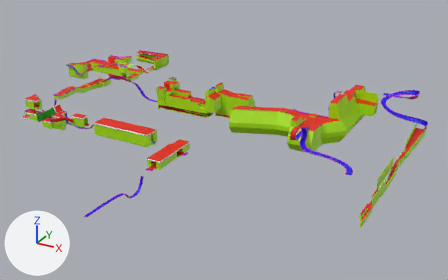
The Blender file The Flipper Framework/Assets/Game/Scenes/Zones/Altitude Limit/Models/Ob_Altitude Geometry.blend, before and after one commit.
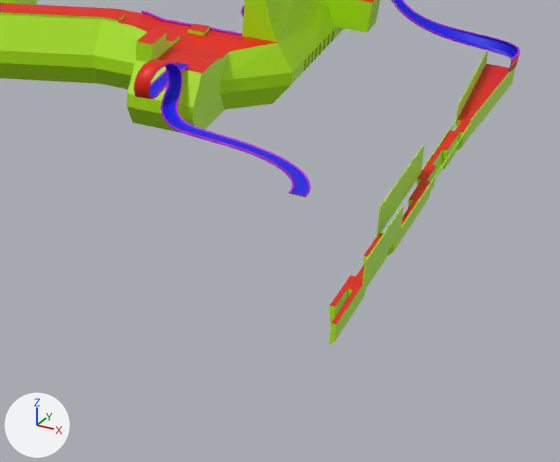
Each version is shown whole from a 50 mm lens placed at (2218.0, -2936.0, 1627.0), pointed at (462.0, 258.0, 30.0), then close up on the part from 54% to 99% of the width and 37% to 97% of the height. Every picture has the same lights, and +X, +Y and +Z are marked at lower left.
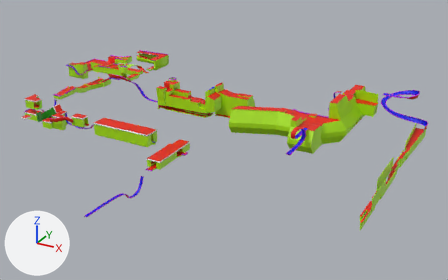
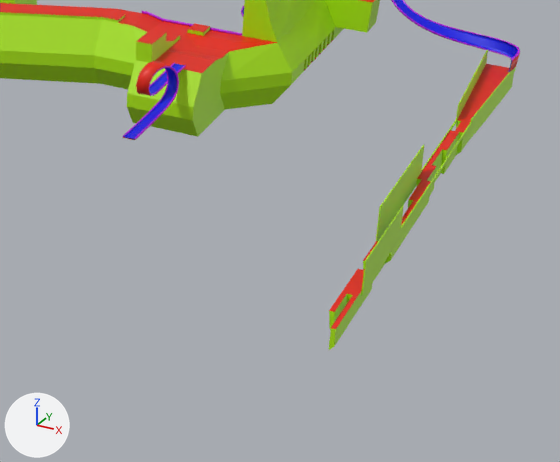
Pixel boxes (x1, y1, x2, y2) of what changed, in the close-ups (560 x 462 px; the box of a moved part takes in the faces that stretch with it):
'Cube.033', reshaped, moved: before (329, 64, 514, 345); after (329, 64, 514, 350)
'Cube.001', reshaped, moved, modifiers changed, turned, rescaled: before (134, 59, 311, 197); after (123, 61, 186, 140)
'Cube.089', mesh rescaled: before (376, 144, 424, 237); after (376, 144, 424, 241)
part 1 of me_cube_025, deleted: before (134, 59, 311, 197)
part 2 of me_cube_025, added: after (123, 61, 186, 140)
part 3 of me_cube_035, built on: before (364, 64, 509, 279); after (363, 64, 513, 281)
part 4 of me_cube_035, moved or reshaped: before (343, 264, 373, 309); after (342, 269, 373, 313)
part 5 of me_cube, moved or reshaped: before (376, 177, 418, 237); after (376, 177, 418, 241)

What changed in the scene script:
```text
Change me_cube_025:
    used by ob_cube_001; location = (1512.0, -1.0, 263.0); rotation_euler = (0.0, 0.0, 1.571), in degrees (0, 0, 90); scale = (1.06, 1.06, 1.06)
    remove me_cube_025.from_pydata(...)  # 2522 vertices, 2274 faces; spans x -283.0..120.0, y 41.0..435.0, z -4.0..87.0
    add me_cube_025.from_pydata(...)  # 42 vertices, 28 faces; spans x -13.0..13.0, y 0.0..11.0, z -4.0..0.0
    me_cube_025 part 1: 2522 vertices removed from x -283.0..120.0, y 41.0..435.0, z -4.0..87.0
    me_cube_025 part 2: 42 vertices added at x -13.0..13.0, y 0.0..11.0, z -4.0..0.0
Change me_cube_035:
    used by ob_cube_033; location = (1603.0, 425.0, 222.0); scale = (1.06, 1.36, 1.06)
    remove me_cube_035.from_pydata(...)  # 100 vertices, 95 faces, 2 loose edges; spans x -37.0..20.0, y -721.0..161.0, z -65.0..-26.0
    add me_cube_035.from_pydata(...)  # 133 vertices, 128 faces, 2 loose edges; spans x -37.0..20.0, y -721.0..161.0, z -65.0..-18.0
    me_cube_035 part 3: 6 vertices moved from x -21.0..5.0, y -475.0..-474.0, z -65.0..-26.0 to x -21.0..5.0, y -486.0..-485.0, z -65.0..-26.0; 7 vertices removed from x -12.0..5.0, y -475.0..-17.0, z -26.0; 40 vertices added at x -37.0..20.0, y -486.0..161.0, z -56.0..-18.0
    me_cube_035 part 4: 8 vertices moved from x -20.0..5.0, y -601.0, z -65.0..-26.0 to x -20.0..5.0, y -568.0, z -65.0..-26.0
Change me_cube:
    where me_cube.from_pydata(...)  # 8 vertices, 6 faces; spans x -1.0..1.0, y -1.0..1.0, z -1.0..2.63
    used by ob_cube_089; location = (1581.0, -95.0, 208.0); scale = (1.0, -144.0, 16.6)
    me_cube part 5: the whole mesh is scaled about its middle by (1, 1, 1.22), then moved by (0.0, 0.0, -0.4)
Change cu_nurbspath_006:
    remove _sp.points.foreach_set('co', [61.47, 283.1, 7.129, 1.0, 60.55, 227.3, 2.912, 1.0, 132.0, 135.3, -1.306, 1.0, 303.0, 120.6, -2.579, 1.0, 347.1, 106.8, -2.948, 1.0, 385.0, 60.16, 8.174, 1.0, 386.6, 0.405, 9.142, 1.0, 390.1, 2.571, 88.56, 1.0, 421.8, 88.53, 87.72, 1.0, 421.7, 88.78, 16.65, 1.0, 421.8, 39.31, 15.46, 1.0, 424.2, 12.9, 16.12, 1.0, 426.2, -22.11, 15.0, 1.0, 423.8, -105.5, 17.79, 1.0])
    remove _sp.points.foreach_set('tilt', [0.0, 0.0, 0.0, -0.00464, -0.338, -0.121, -0.429, -0.421, -1.137, -1.389, -1.165, -1.303, -1.279, -1.238])
    _sp: cu_nurbspath_006.splines.new('NURBS'); _sp.points.add(13) -> cu_nurbspath_006.splines.new('NURBS'); _sp.points.add(8)
    add _sp.points.foreach_set('co', [385.0, 223.4, 8.174, 1.0, 385.0, 60.16, 8.174, 1.0, 386.6, 0.405, 9.142, 1.0, 390.1, 2.571, 88.56, 1.0, 421.8, 88.53, 87.72, 1.0, 421.7, 88.78, 16.65, 1.0, 421.8, 39.31, 15.46, 1.0, 426.2, -22.11, 15.0, 1.0, 423.8, -105.5, 17.79, 1.0])
    add _sp.points.foreach_set('tilt', [-0.0083, -0.0083, -0.316, -0.421, -1.137, -1.14, -0.916, -1.03, -0.989])
Change ob_cube_001:
    ob_cube_001.rotation_euler: (0.0, 0.0, 1.571) -> (0.0, 0.0, 0.0)  # degrees (0, 0, 90) -> degrees (0, 0, 0)
    ob_cube_001.scale: (1.06, 1.06, 1.06) -> (1.0, 1.0, 1.0)
    ob_cube_001.location: (1512.0, -1.0, 263.0) -> (1518.0, -1.0, 265.0)
    add _m = ob_cube_001.modifiers.new('Array', 'ARRAY')
    add _m.count = 54
    add _m.constant_offset_displace = (0.0, 0.0, 0.0)
    add _m.relative_offset_displace = (0.0, 1.0, 0.0)
    add _m.use_merge_vertices = True
    add _m.merge_threshold = 0.06
    add _m = ob_cube_001.modifiers.new('Curve', 'CURVE')
    add _m.object = ob_nurbspath_001
    add _m.deform_axis = 'NEG_Y'
Change ob_cube_033:
    ob_cube_033.location: (1603.0, 425.0, 222.0) -> (1603.0, 425.0, 213.0)
```
